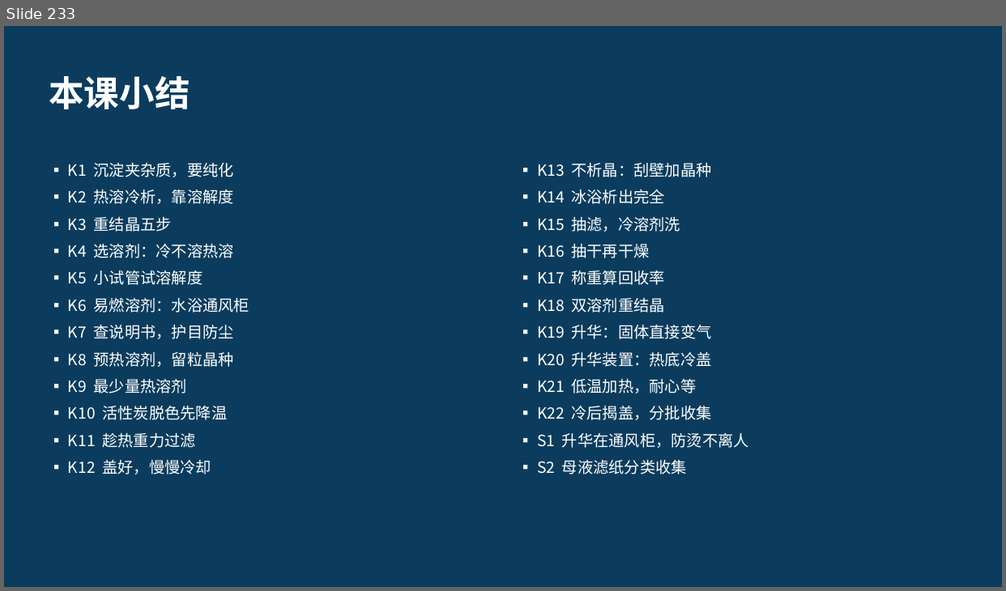
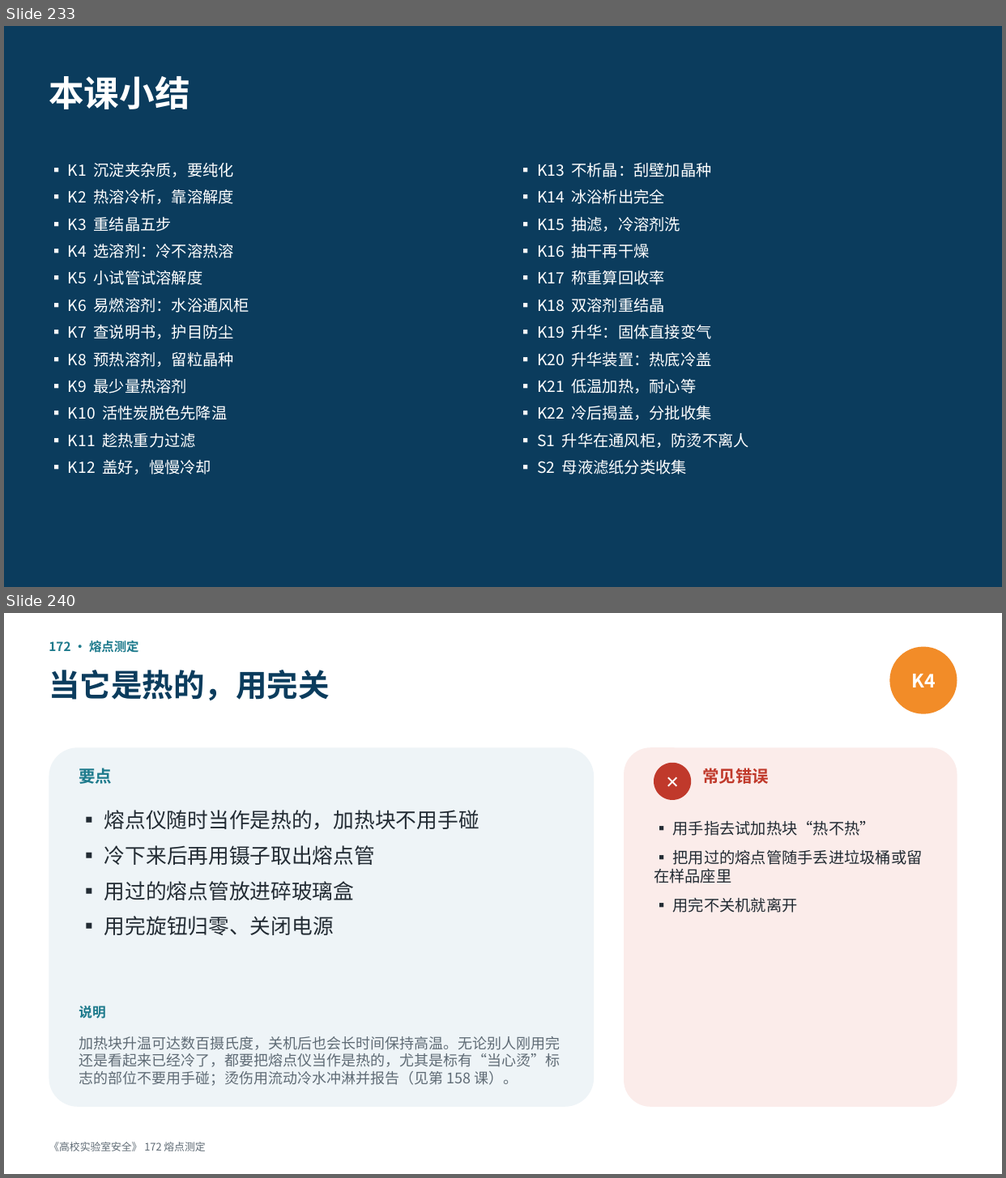
Before and after one commit to hanrongwx-max/videoyoutubo, a slide deck: course/高校实验室安全/课件/第15章_实验基本技能.pptx. Shown one above the other, each under a label of ours: slide 233 before the commit, slides 233 and 240 after it; the slides between them are not shown. The pictures are 1006x591 and 1006x1178 pixels, drawn with LibreOffice and Linux fonts; fonts in the diff are those of the drawing. Boxes give left, top, right and bottom in pixels: in the first picture for what was removed or moved away, otherwise in the second. Text is boxed around its words. In the diff, an @@ line names an element or a change of style, - is before the commit and + after.

```diff
--- a/course/高校实验室安全/课件/第15章_实验基本技能.pptx
+++ b/course/高校实验室安全/课件/第15章_实验基本技能.pptx
@@ slide 240 added at <box>4,613,1002,1174</box>, background #FFFFFF @@
@@ text added at <box>49,641,139,653</box>, 12 pt, text #1D7A8C, bold @@
+172 · 熔点测定
@@ ellipse added at <box>889,647,957,714</box>, fill #F28C28, 18 pt, text #FFFFFF, bold @@
+K4
@@ text added at <box>49,670,329,700</box>, 30 pt, text #0B3C5D, bold @@
+当它是热的，用完关
@@ rounded rectangle added at <box>49,747,594,1107</box>, fill #EEF4F7 @@
@@ rounded rectangle added at <box>624,747,957,1107</box>, fill #FBECEA @@
@@ text added at <box>79,768,112,784</box>, 16 pt, text #1D7A8C, bold @@
+要点
@@ ellipse added at <box>654,763,691,800</box>, fill #C0392B, 16 pt, text #FFFFFF, bold @@
+✕
@@ text added at <box>702,768,769,784</box>, 16 pt, text #C0392B, bold @@
+常见错误
@@ text added at <box>104,810,479,935</box>, 20 pt, text #222B33 @@
+▪ 熔点仪随时当作是热的，加热块不用手碰
+▪ 冷下来后再用镊子取出熔点管
+▪ 用过的熔点管放进碎玻璃盒
+▪ 用完旋钮归零、关闭电源
@@ text added at <box>654,821,923,913</box>, 15 pt, text #222B33 @@
+▪ 用手指去试加热块“热不热”
+▪ 把用过的熔点管随手丢进垃圾桶或留在样品座里
+▪ 用完不关机就离开
@@ text added at <box>79,1006,105,1019</box>, 13 pt, text #1D7A8C, bold @@
+说明
@@ text added at <box>79,1037,560,1086</box>, 14 pt, text #5F6B75 @@
+加热块升温可达数百摄氏度，关机后也会长时间保持高温。无论别人刚用完还是看起来已经冷了，都要把熔点仪当作是热的，尤其是标有“当心烫”标志的部位不要用手碰；烫伤用流动冷水冲淋并报告（见第 158 课）。
@@ text added at <box>49,1142,205,1152</box>, 10 pt, text #5F6B75 @@
+《高校实验室安全》 172 熔点测定
```
Also in this commit, not shown: 22 other slides added, 2 other files.
